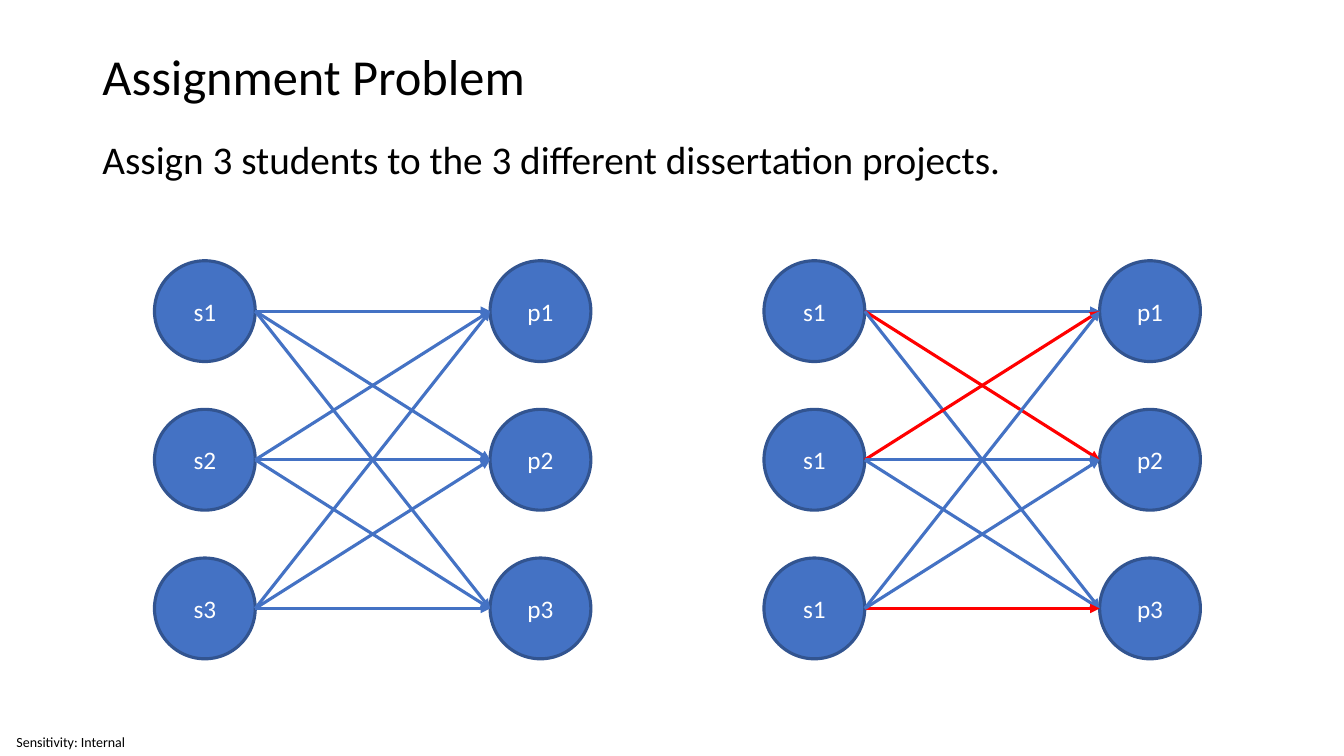
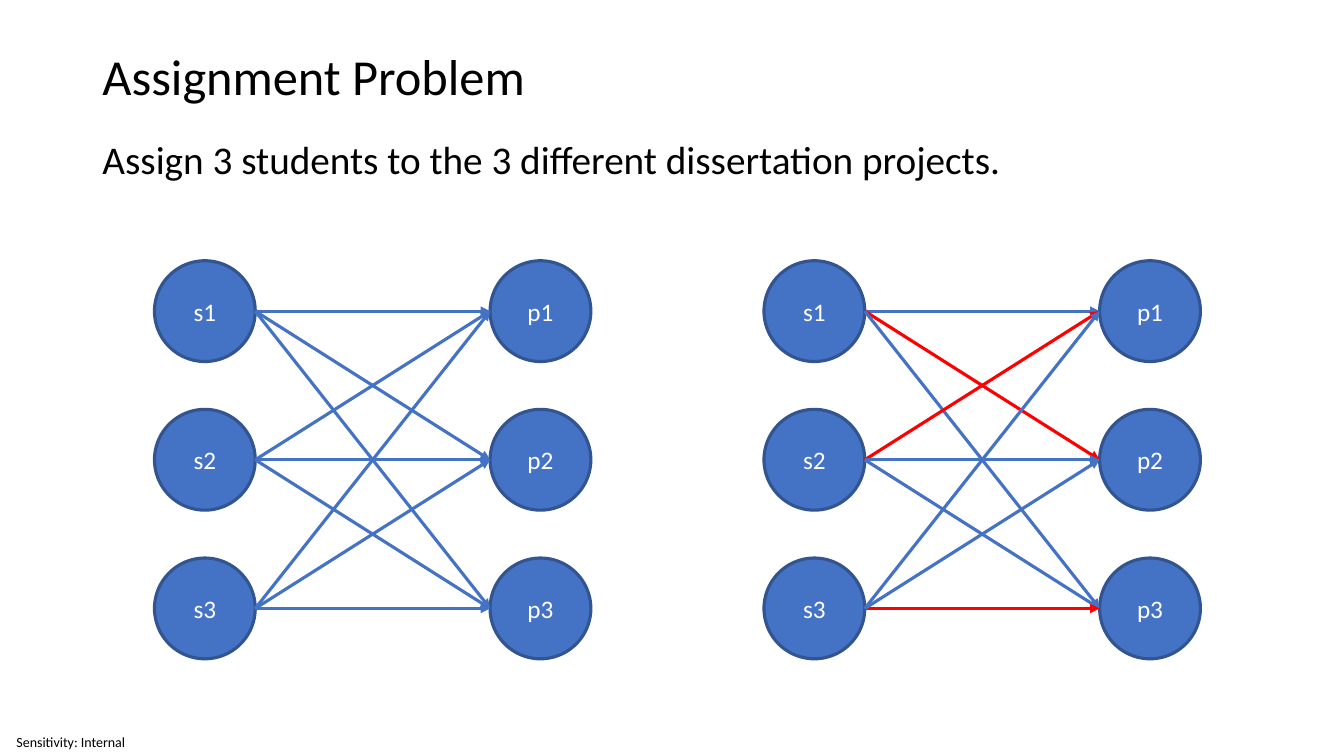
Before and after one commit to invariantum/operational_research, a slide deck: slide 27 of content/Lectures/Semester 1/Week 06 - Integer Linear Programming - Further Problems/5 Source Files/Week 6 - Integer Linear Programming - Further Problems.pptx. Drawn at 1344x756 pixels with LibreOffice and Linux fonts; fonts in the diff are those of the drawing. Boxes give left, top, right and bottom in pixels: in the first picture for what was removed or moved away, otherwise in the second. Text is boxed around its words. In the diff, an @@ line names an element or a change of style, - is before the commit and + after.

```diff
--- a/content/Lectures/Semester 1/Week 06 - Integer Linear Programming - Further Problems/5 Source Files/Week 6 - Integer Linear Programming - Further Problems.pptx
+++ b/content/Lectures/Semester 1/Week 06 - Integer Linear Programming - Further Problems/5 Source Files/Week 6 - Integer Linear Programming - Further Problems.pptx
@@ text in ellipse at (803, 452, 826, 469): text changed @@
-s1
+s2
@@ text in ellipse at (803, 601, 826, 618): text changed @@
-s1
+s3
```
Also in this commit, not shown: 4 other slides changed, 13 other files.
